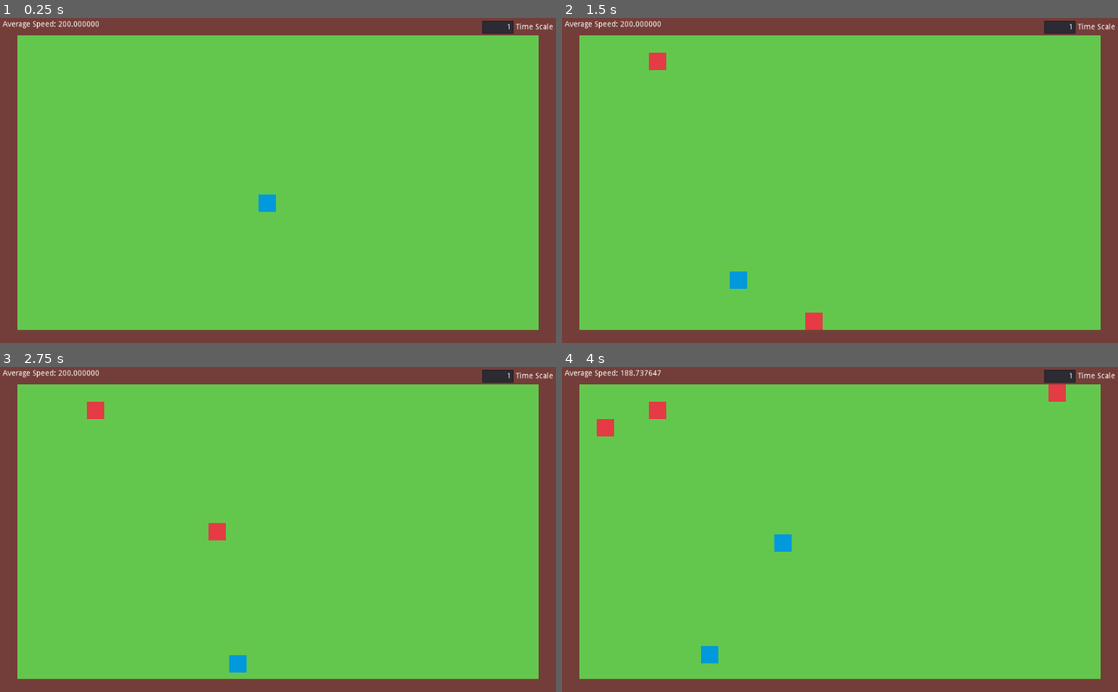
Above: before the commit, frames 1-4 (two rows, left to right).
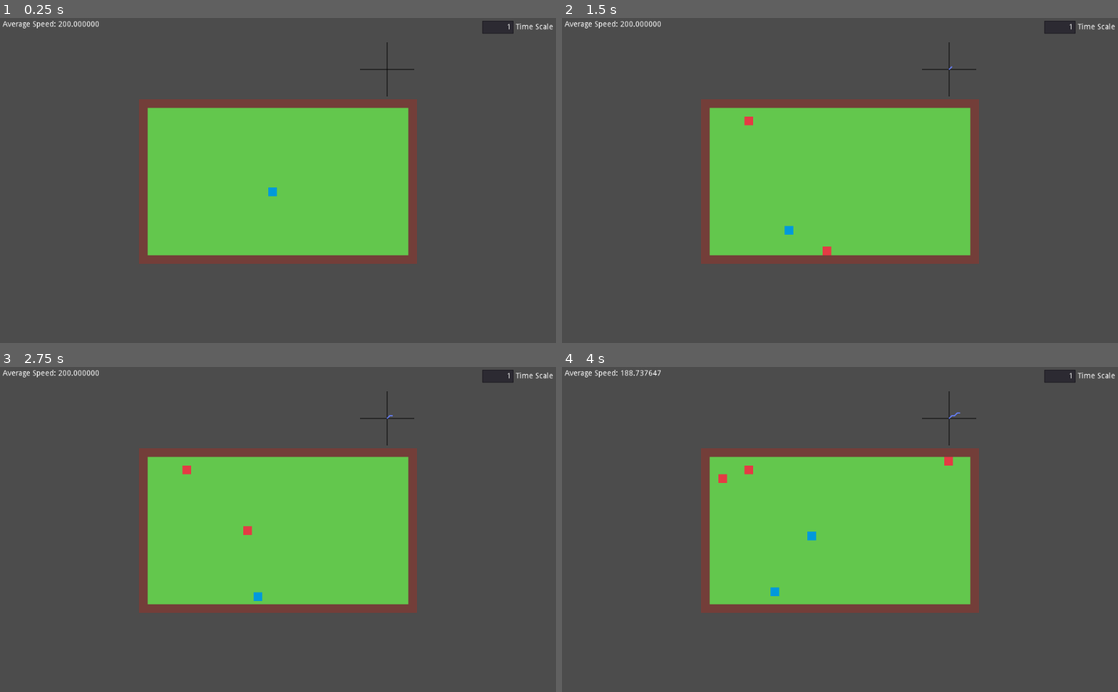
Above: after the commit, the same moments.

Repository: mariothedog/Natural-Selection
Game: Godot game, scene res://world/world.tscn
Same seed, same stepped clock (60 frames per second), same inputs: the game is played once before the commit and once after it.
Inputs:
- Up to frame 1 (0.25 s): no input
- Up to frame 2 (1.5 s): no input
- Up to frame 3 (2.75 s): no input
- Up to frame 4 (4 s): no input

The runs differ from the first frame. In frame 1, 79% of the frame differs, in the area x 0-100%, y 0-100%; in frame 2, 79%; in frame 3, 79%; in frame 4, 79%.

Commit message:
Add population graph

Diff:
--- a/src/world/world.gd
+++ b/src/world/world.gd
@@ -5,7 +5,11 @@
 const BASE_SPECIES_SCENE := preload("res://species/base_species/base_species.tscn")
 const BASE_FOOD_SCENE := preload("res://food/base_food/base_food.tscn")
 
+const GRAPH_TIME_SCALE = 10
+const GRAPH_POPULATION_SCALE = 10
+
 var _grass_tile_positions := PoolVector2Array()
+var _elapsed_time := 0.0
 
 var _food_spawn_rng := Rand.get_new_random_generator()
 var _mutation_rng := Rand.get_new_random_generator()
@@ -16,6 +20,7 @@
 onready var organisms_node: Node = $Organisms
 onready var food_node: Node = $Food
 onready var hud: CanvasLayer = $HUD
+onready var graph_population: Node2D = $GraphPopulation
 
 onready var Tiles := {
 	"GRASS": tile_set.find_tile_by_name("grass"),
@@ -34,6 +39,10 @@
 
 	for organism in organisms_node.get_children():
 		hud.append_population_speed(organism.phenotypes.speed)
+
+
+func _process(delta: float) -> void:
+	_elapsed_time += delta
 
 
 func _on_SpawnFood_timeout() -> void:
@@ -68,3 +77,9 @@
 
 func _on_Species_dead(organism: KinematicBody2D) -> void:
 	hud.erase_population_speed(organism.phenotypes.speed)
+
+
+func _on_UpdateGraph_timeout() -> void:
+	var num_pop := organisms_node.get_child_count()
+	var pop_point := Vector2(_elapsed_time * GRAPH_TIME_SCALE, num_pop * GRAPH_POPULATION_SCALE)
+	graph_population.add_point(pop_point)
--- a/src/world/world.tscn
+++ b/src/world/world.tscn
@@ -1,9 +1,10 @@
-[gd_scene load_steps=5 format=2]
+[gd_scene load_steps=6 format=2]
 
 [ext_resource path="res://species/base_species/base_species.tscn" type="PackedScene" id=1]
 [ext_resource path="res://world/world.tres" type="TileSet" id=2]
 [ext_resource path="res://ui/hud/hud.tscn" type="PackedScene" id=3]
 [ext_resource path="res://world/world.gd" type="Script" id=4]
+[ext_resource path="res://graph/graph.tscn" type="PackedScene" id=5]
 
 [node name="World" type="Node"]
 script = ExtResource( 4 )
@@ -11,6 +12,7 @@
 [node name="Camera2D" type="Camera2D" parent="."]
 position = Vector2( 512, 300 )
 current = true
+zoom = Vector2( 2, 2 )
 
 [node name="TileMap" type="TileMap" parent="."]
 tile_set = ExtResource( 2 )
@@ -31,7 +33,14 @@
 autostart = true
 
 [node name="HUD" parent="." instance=ExtResource( 3 )]
+
+[node name="GraphPopulation" parent="." instance=ExtResource( 5 )]
+position = Vector2( 914, -110 )
+
+[node name="UpdateGraph" type="Timer" parent="."]
+autostart = true
 [connection signal="baby_born" from="." to="." method="_on_World_baby_born"]
 [connection signal="baby_wanted" from="Organisms/BaseSpecies" to="." method="_on_Species_baby_wanted"]
 [connection signal="dead" from="Organisms/BaseSpecies" to="." method="_on_Species_dead"]
 [connection signal="timeout" from="SpawnFood" to="." method="_on_SpawnFood_timeout"]
+[connection signal="timeout" from="UpdateGraph" to="." method="_on_UpdateGraph_timeout"]
